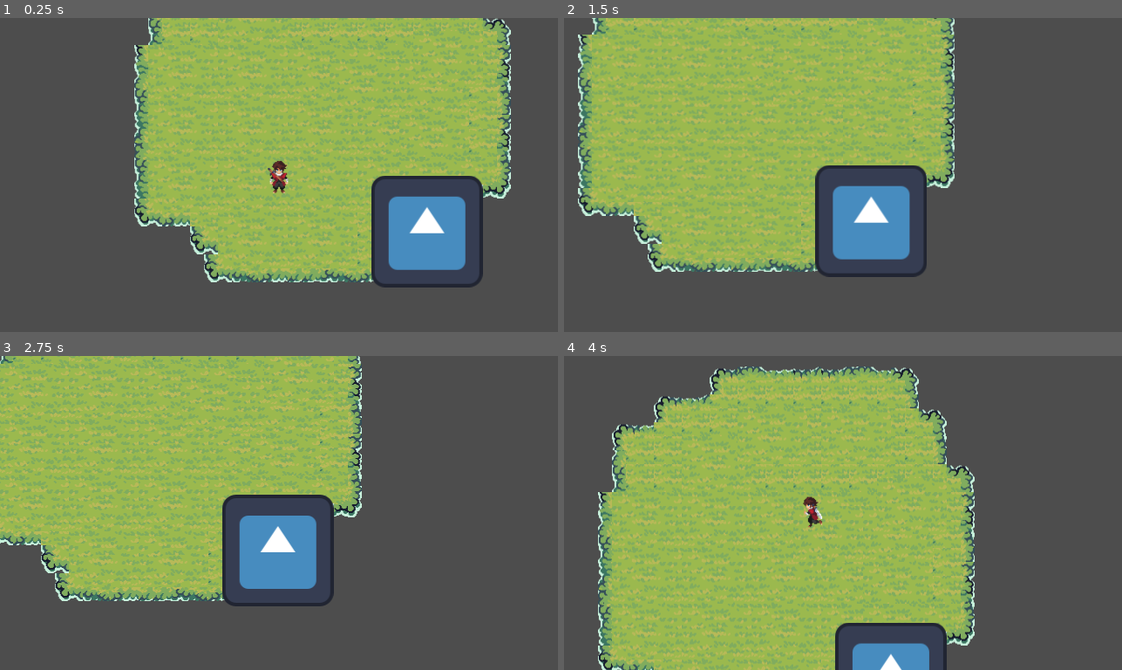
Above: before the commit, frames 1-4 (two rows, left to right).
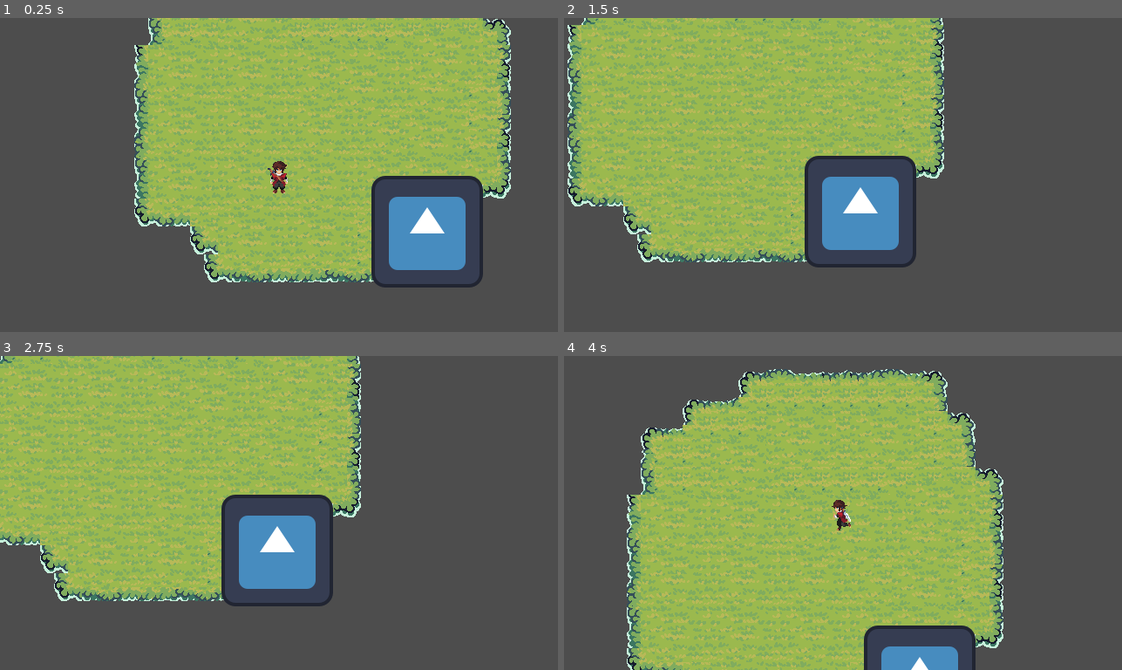
Above: after the commit, the same moments.

Repository: ODonegatti/ARPG
Game: Godot game, scene res://scenes/main.tscn
Two runs of this game, one before a commit and one after it. Both use one fixed random seed, a clock stepped at 60 frames per second and the inputs below. The engine's default icon, where the game draws it, is replaced by a stand-in: a white triangle on a blue panel in a dark square.
Inputs:
- Up to frame 1 (0.25 s): no input
- Up to frame 2 (1.5 s): tap Enter at 0.5 s; hold D (right) 0.53-1.28 s; hold S (down) from 1.28 s (still down)
- Up to frame 3 (2.75 s): release S (down) at 2.03 s; hold D (right) from 2.03 s (still down)
- Up to frame 4 (4 s): release D (right) at 2.78 s; hold W (up) 2.78-3.53 s; hold A (left) from 3.53 s (still down)

The runs differ from the first frame. In frame 1, 1.2% of the frame differs, in the area x 24-92%, y 0-85%; in frame 2, 25%; in frame 3, 2.4%; in frame 4, 36%, in the area x 6-79%, y 3-100%.

Commit message:
fix(player): corrige desfoque da animacao walk ativando snap 2d e textura nearest

Diff:
--- a/project.godot
+++ b/project.godot
@@ -55,4 +55,7 @@
 
 [rendering]
 
+textures/canvas_textures/default_texture_filter=0
 rendering_device/driver.windows="d3d12"
+2d/snap/snap_2d_transforms_to_pixel=true
+2d/snap/snap_2d_vertices_to_pixel=true
--- a/scenes/entities/player.tscn
+++ b/scenes/entities/player.tscn
@@ -77,10 +77,11 @@
 
 [node name="Camera2D" type="Camera2D" parent="." unique_id=2100328836]
 scale = Vector2(0.5, 0.5)
-position_smoothing_enabled = true
 
 [node name="Sprite2D" type="Sprite2D" parent="." unique_id=1371866062]
+texture_filter = 1
 scale = Vector2(2.3, 2.3)
+
 
 texture = ExtResource("3_dnykm")
 hframes = 8
--- a/scenes/entities/player_sprite.gd
+++ b/scenes/entities/player_sprite.gd
@@ -29,6 +29,6 @@
 			if anim_state == "idle": selected_texture = idle_up
 			elif anim_state == "walk": selected_texture = walk_up
 
-	# Aplica a textura apenas se ela estiver preenchida no Inspetor
-	if selected_texture != null:
+	# Aplica a textura apenas se ela estiver preenchida no Inspetor e for diferente da atual
+	if selected_texture != null and texture != selected_texture:
 		texture = selected_texture
